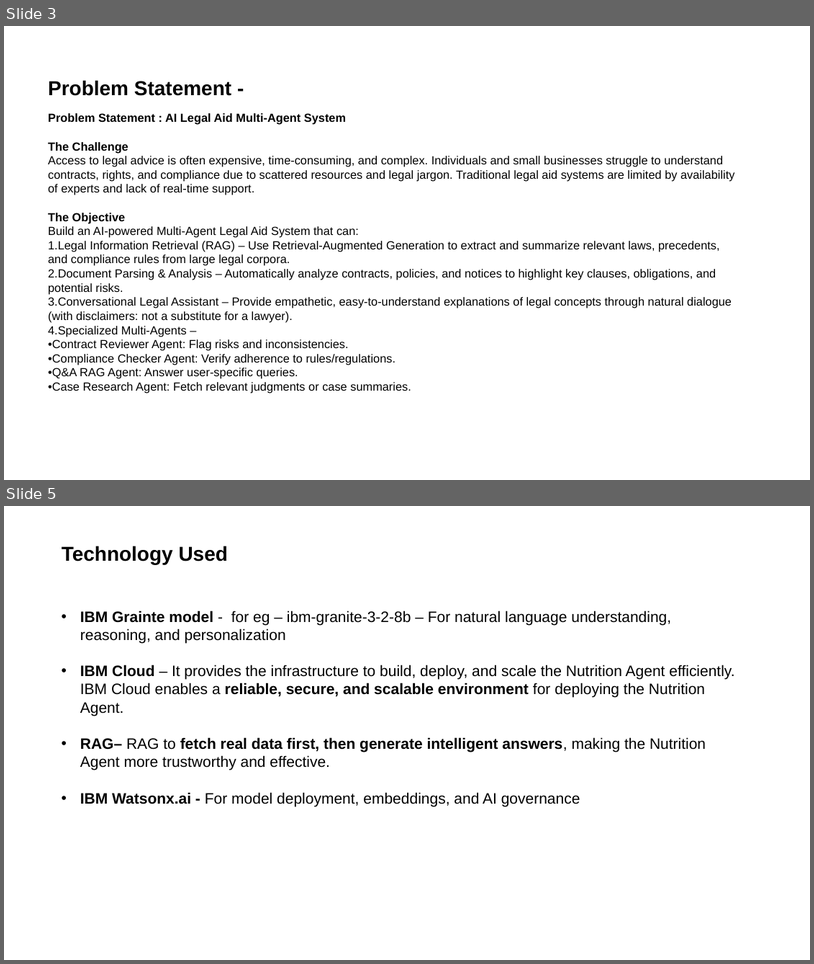
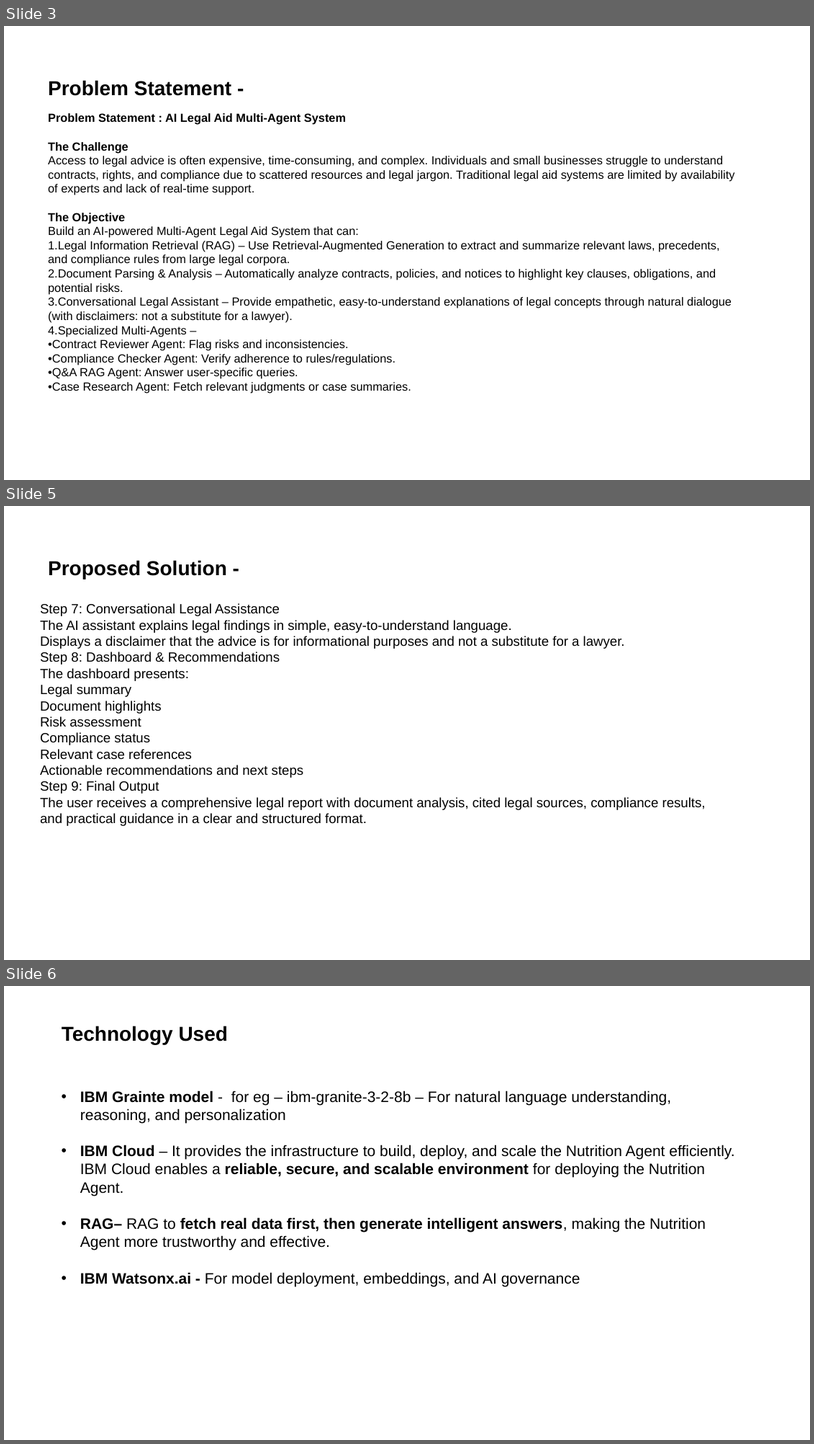
Before and after one commit to drpavana2025-ctrl/IBM_project, a slide deck: FDP_Project Submission_Pavana.pptx. Shown one above the other, each under a label of ours: slides 3 and 5 before the commit, slides 3, 5 and 6 after it; the slides between them are not shown. The pictures are 814x964 and 814x1444 pixels, drawn with LibreOffice and Linux fonts; fonts in the diff are those of the drawing. Boxes give left, top, right and bottom in pixels: in the first picture for what was removed or moved away, otherwise in the second. Text is boxed around its words. In the diff, an @@ line names an element or a change of style, - is before the commit and + after.

```diff
--- a/FDP_Project Submission_Pavana.pptx
+++ b/FDP_Project Submission_Pavana.pptx
@@ slide 5 added at [4, 506, 810, 960], background #FFFFFF @@
@@ text added at [48, 560, 227, 579], 24 pt, text #000000, bold @@
+Proposed Solution -
@@ text added at [40, 603, 706, 826], 16 pt, text #000000 @@
+Step 7: Conversational Legal Assistance
+The AI assistant explains legal findings in simple, easy-to-understand language.
+Displays a disclaimer that the advice is for informational purposes and not a substitute for a lawyer.
+Step 8: Dashboard & Recommendations
+The dashboard presents:
+Legal summary
+Document highlights
+Risk assessment
+Compliance status
+Relevant case references
+Actionable recommendations and next steps
+Step 9: Final Output
+The user receives a comprehensive legal report with document analysis, cited legal sources, compliance results, and practical guidance in a clear and structured format.
@@ what was slide 5 is now slide 6 @@
```
Also in this commit, not shown: 1 slide changed.
